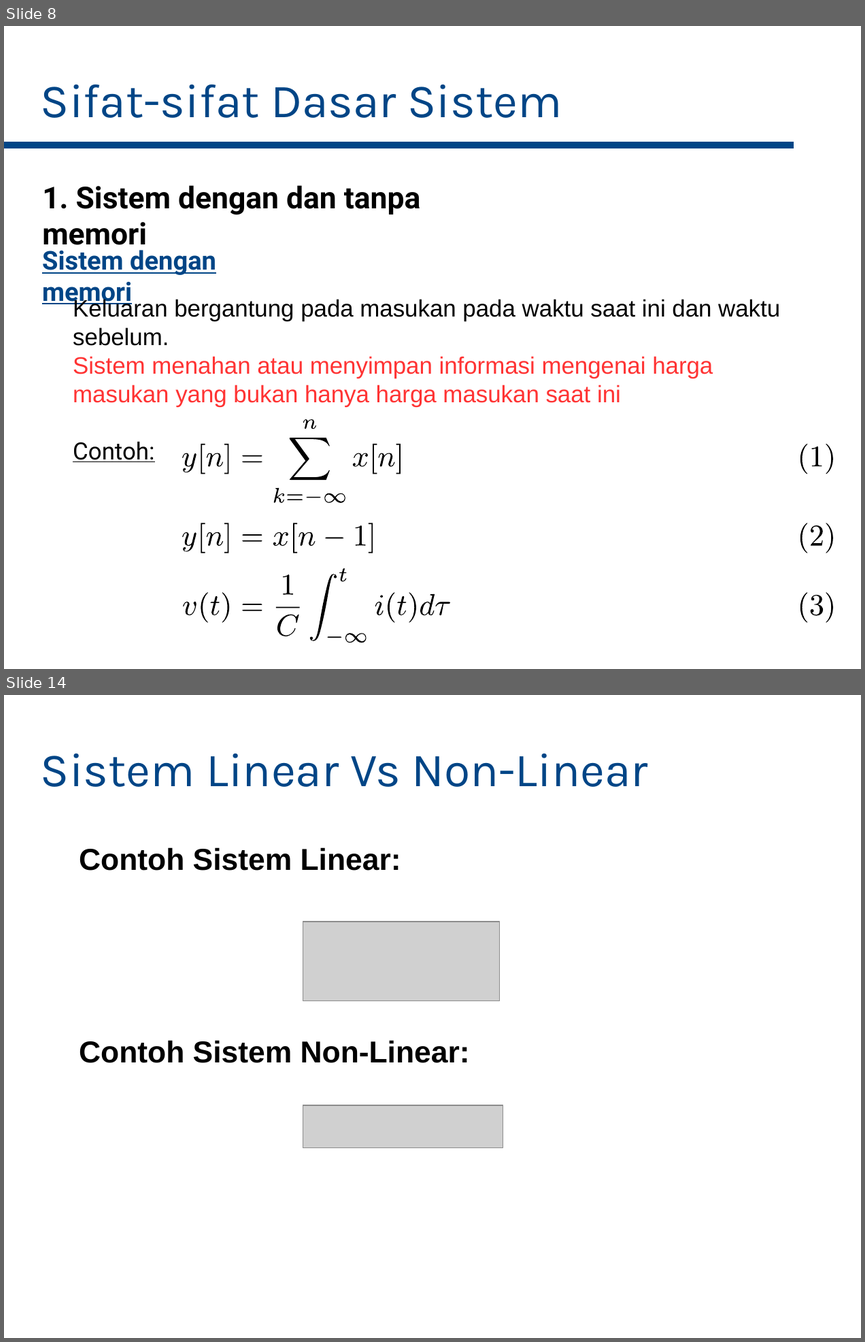
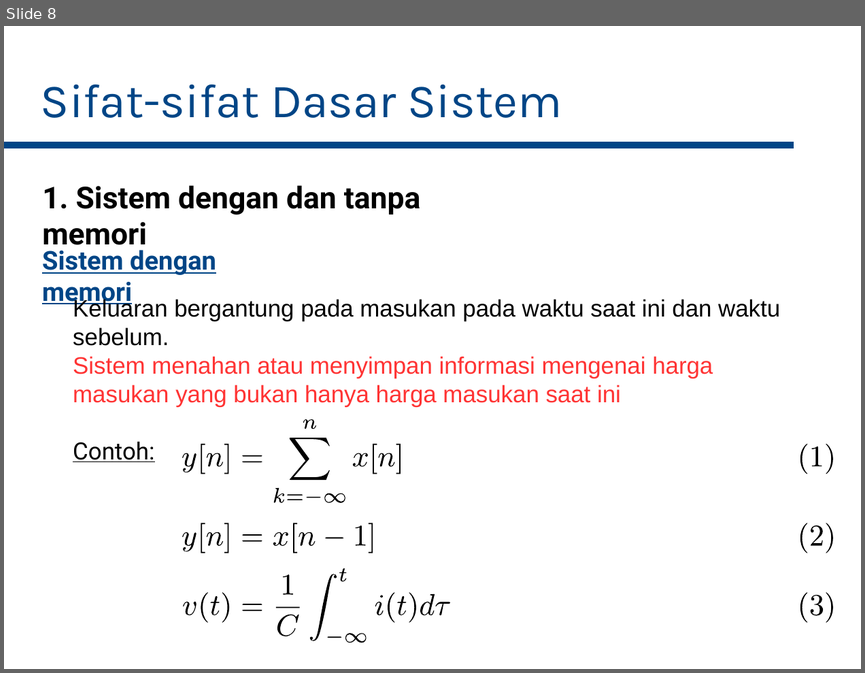
Before and after one commit to bagustris/sinyalsistem, a slide deck: slides/Week2_SinyalSistem.odp. Shown one above the other, each under a label of ours: slides 8 and 14 before the commit, slide 8 after it; the slides between them are not shown. The pictures are 865x1342 and 865x673 pixels, drawn with LibreOffice and Linux fonts; fonts in the diff are those of the drawing; grey boxes stand for pictures. Boxes give left, top, right and bottom in pixels: in the first picture for what was removed or moved away, otherwise in the second. Text is boxed around its words. In the diff, an @@ line names an element or a change of style, - is before the commit and + after.

```diff
--- a/slides/Week2_SinyalSistem.odp
+++ b/slides/Week2_SinyalSistem.odp
@@ slide 14 removed at (x1=4, y1=695, x2=861, y2=1338), background #FFFFFF @@
@@ text removed at (x1=41, y1=753, x2=647, y2=787) @@
-Sistem Linear Vs Non-Linear
@@ text removed at (x1=79, y1=847, x2=401, y2=870) @@
-Contoh Sistem Linear:
@@ picture removed at (x1=303, y1=921, x2=500, y2=1000) @@
@@ text removed at (x1=79, y1=1040, x2=470, y2=1063) @@
-Contoh Sistem Non-Linear:
@@ picture removed at (x1=303, y1=1106, x2=503, y2=1149) @@
```
Also in this commit, not shown: 8 slides changed, 20 other slides removed, 1 other file.
